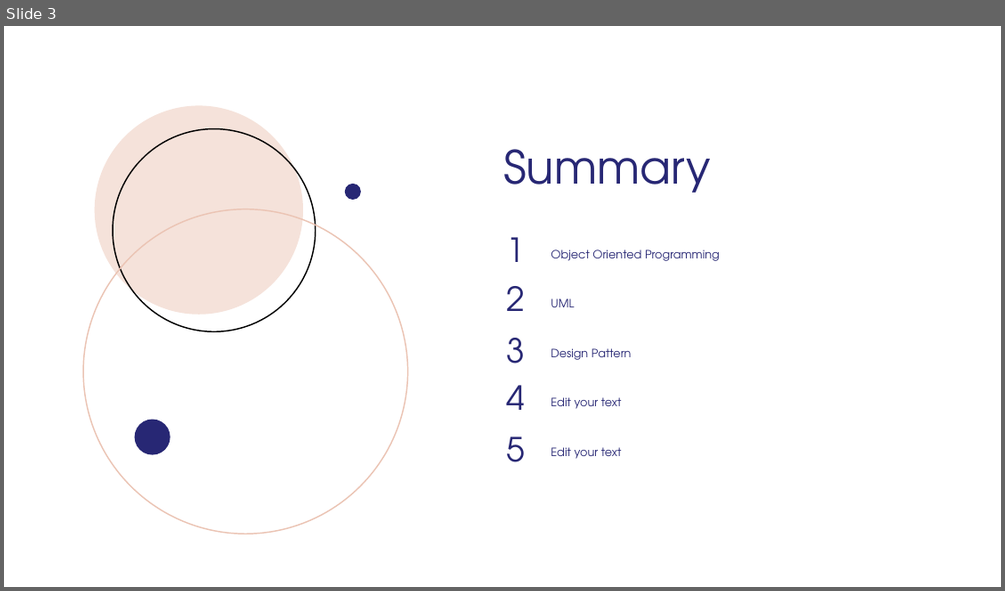
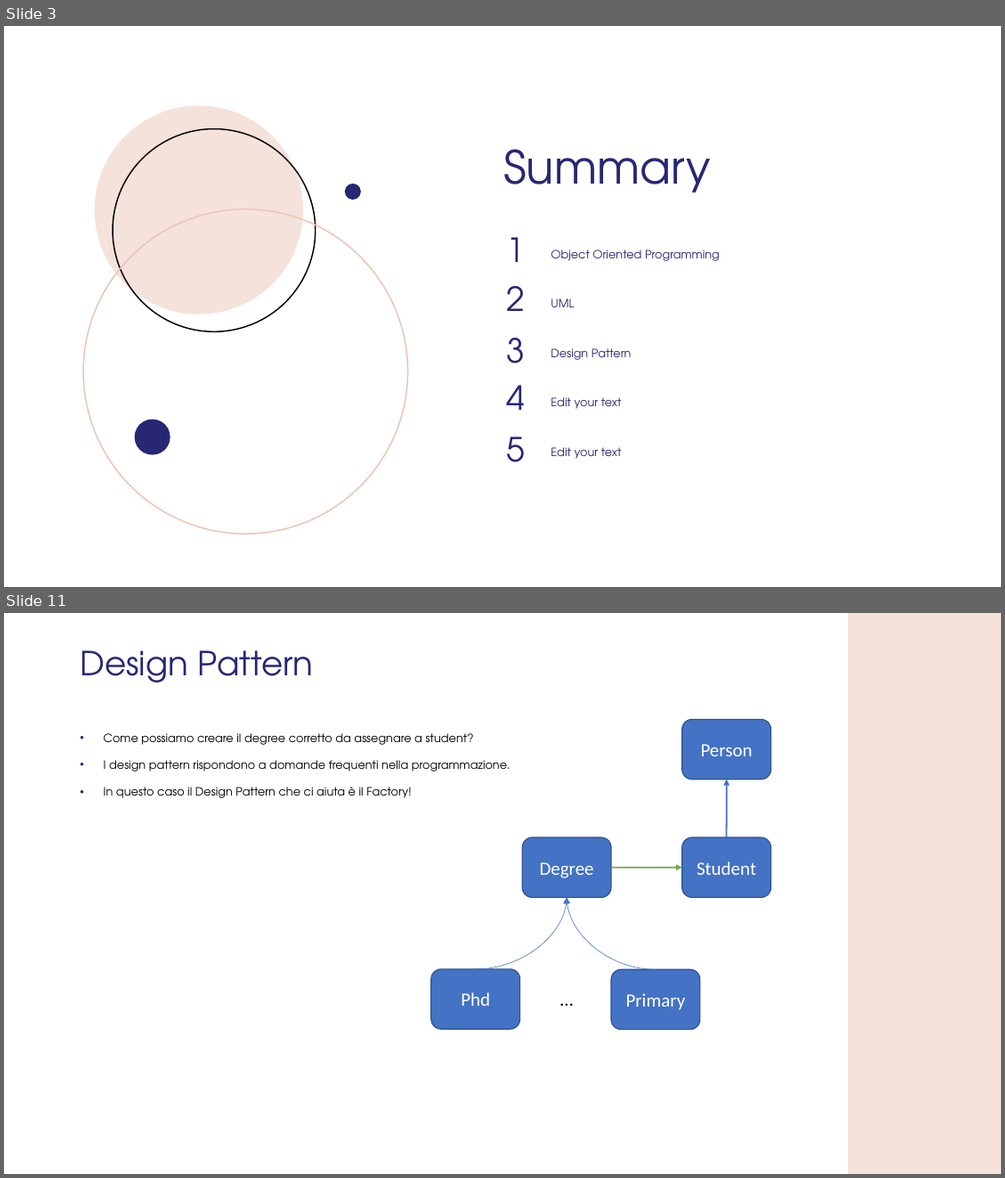
Before and after one commit to GMATZEU42/WS, a slide deck: WS02/WS_2.odp. Shown one above the other, each under a label of ours: slide 3 before the commit, slides 3 and 11 after it; the slides between them are not shown. The pictures are 1005x591 and 1005x1178 pixels, drawn with LibreOffice and Linux fonts; fonts in the diff are those of the drawing; background and template pictures are left out. Boxes give left, top, right and bottom in pixels: in the first picture for what was removed or moved away, otherwise in the second. Text is boxed around its words. In the diff, an @@ line names an element or a change of style, - is before the commit and + after.

```diff
--- a/WS02/WS_2.odp
+++ b/WS02/WS_2.odp
@@ slide 11 added at (4,613,1001,1174), background #FFFFFF @@
@@ freeform shape added at (848,613,1001,1174), fill #F5E2DA @@
@@ title added at (80,650,314,682), 32 pt, text #272774 @@
+Design Pattern
@@ freeform shape added at (682,719,771,779), fill #4472C4, outline #2F528F 0.99 pt, 18 pt, text #FFFFFF @@
+Person
@@ text added at (104,733,510,798), 11 pt, text #000000 @@
+• Come possiamo creare il degree corretto da assegnare a student?
+• I design pattern rispondono a domande frequenti nella programmazione.
+• In questo caso il Design Pattern che ci aiuta è il Factory!
@@ arrow added from (727, 837) to (727, 779), #4472C4 1.5 pt @@
@@ freeform shape added at (522,837,611,897), fill #4472C4, outline #2F528F 0.99 pt, 18 pt, text #FFFFFF @@
+Degree
@@ freeform shape added at (682,837,771,897), fill #4472C4, outline #2F528F 0.99 pt, 18 pt, text #FFFFFF @@
+Student
@@ arrow added from (611, 868) to (682, 868), #70AD47 1.5 pt @@
@@ curved arrow added from (476, 969) to (567, 897), #4472C4 0.51 pt @@
@@ curved arrow added from (655, 970) to (566, 897), #4472C4 0.51 pt @@
@@ freeform shape added at (431,969,520,1029), fill #4472C4, outline #2F528F 0.99 pt, 18 pt, text #FFFFFF @@
+Phd
@@ text added at (521,984,613,1013), 18 pt, text #000000 @@
+…
@@ freeform shape added at (611,970,700,1030), fill #4472C4, outline #2F528F 0.99 pt, 18 pt, text #FFFFFF @@
+Primary
```
Also in this commit, not shown: 1 slide changed, 9 other slides added, 1 slide removed, 2 other files.
